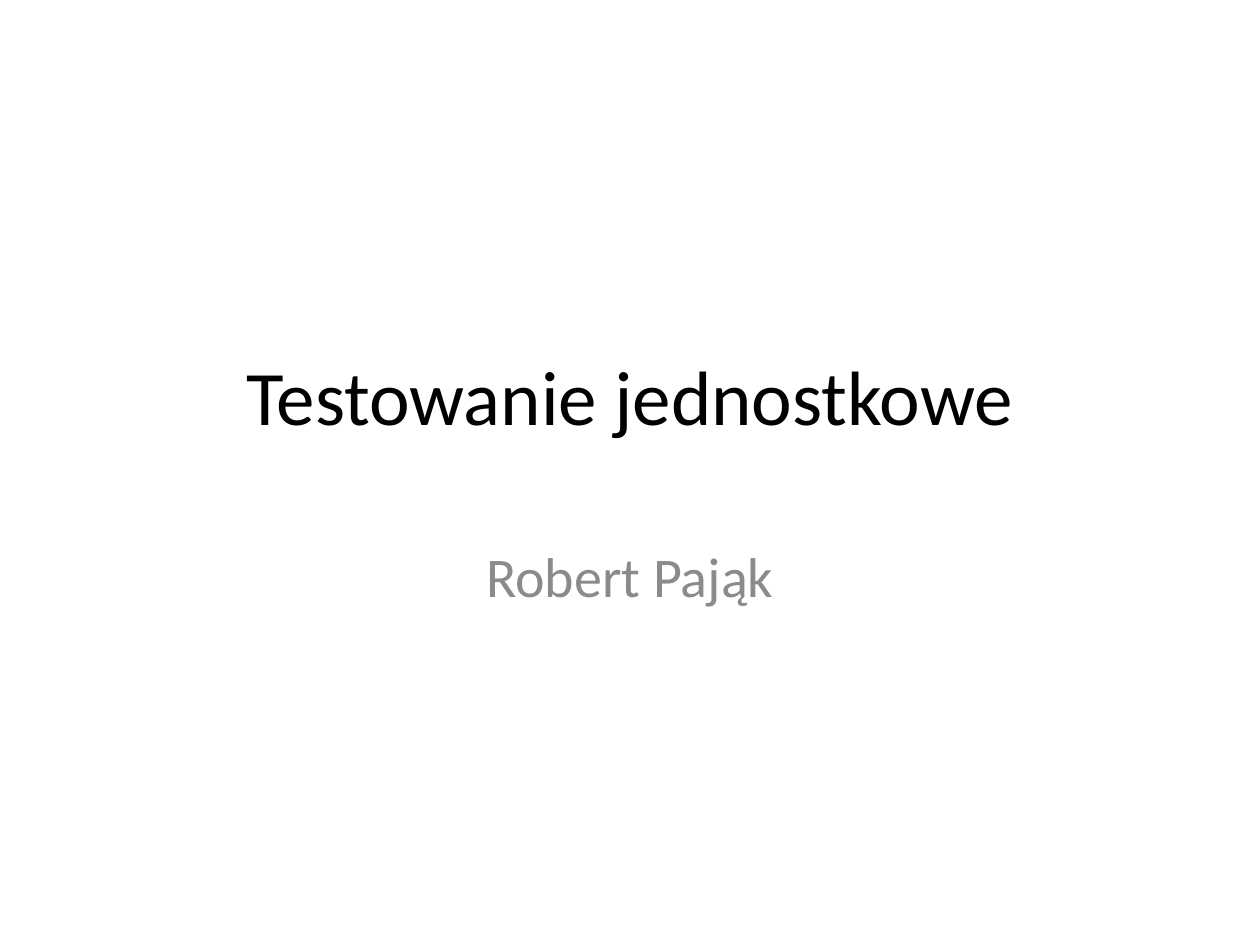
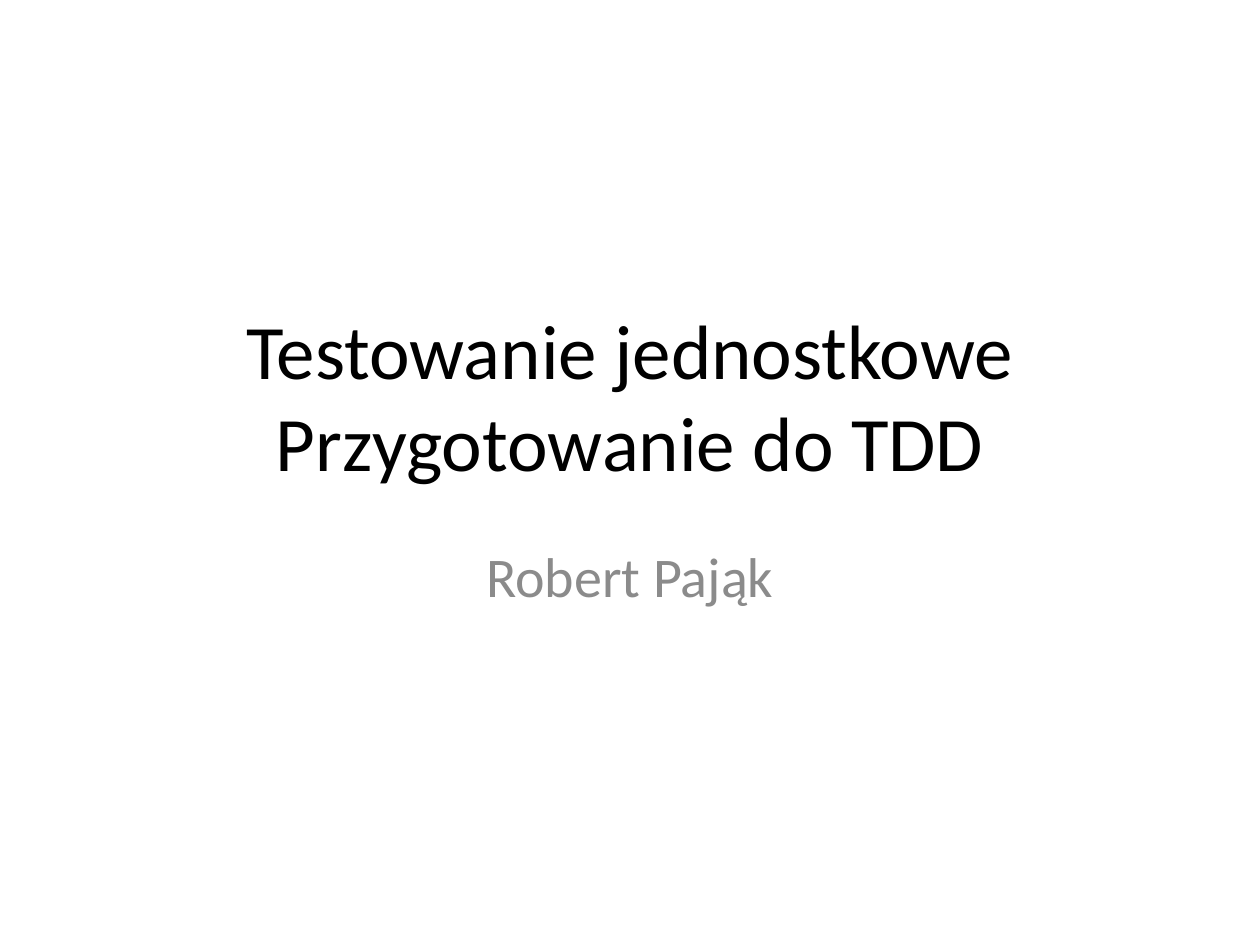
Before and after one commit to pellared/Examples, a slide deck: slide 1 of TddSample/TDD.pptx. Drawn at 1260x945 pixels with LibreOffice and Linux fonts; fonts in the diff are those of the drawing. Boxes give left, top, right and bottom in pixels: in the first picture for what was removed or moved away, otherwise in the second. Text is boxed around its words. In the diff, an @@ line names an element or a change of style, - is before the commit and + after.

```diff
--- a/TddSample/TDD.pptx
+++ b/TddSample/TDD.pptx
@@ title at bbox=[246, 325, 1013, 485]: text changed @@
-Testowanie jednostkowe
+Testowanie jednostkowe
+Przygotowanie do TDD
```
Also in this commit, not shown: 6 other slides changed, 4 slides removed, 1 other file.
